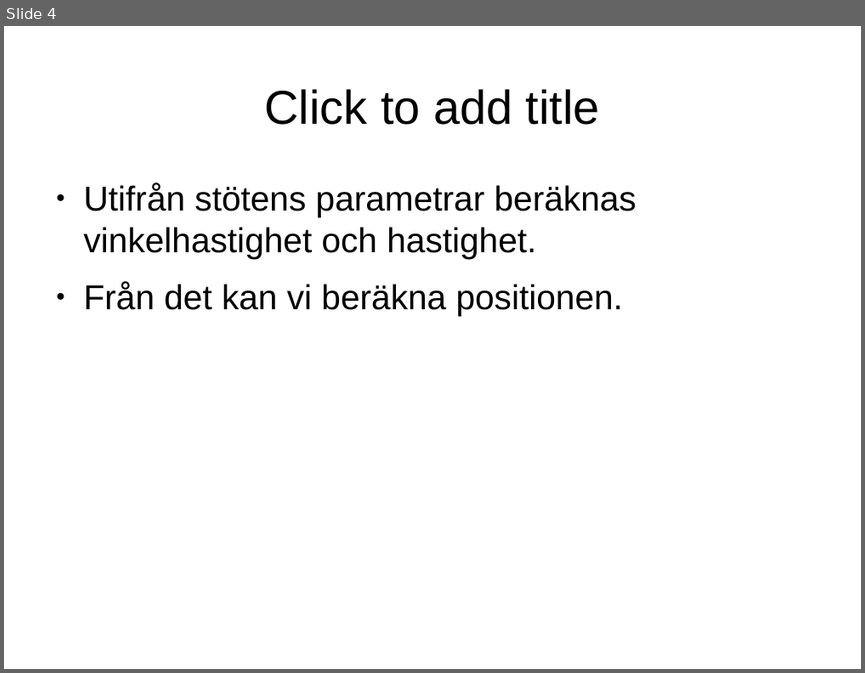
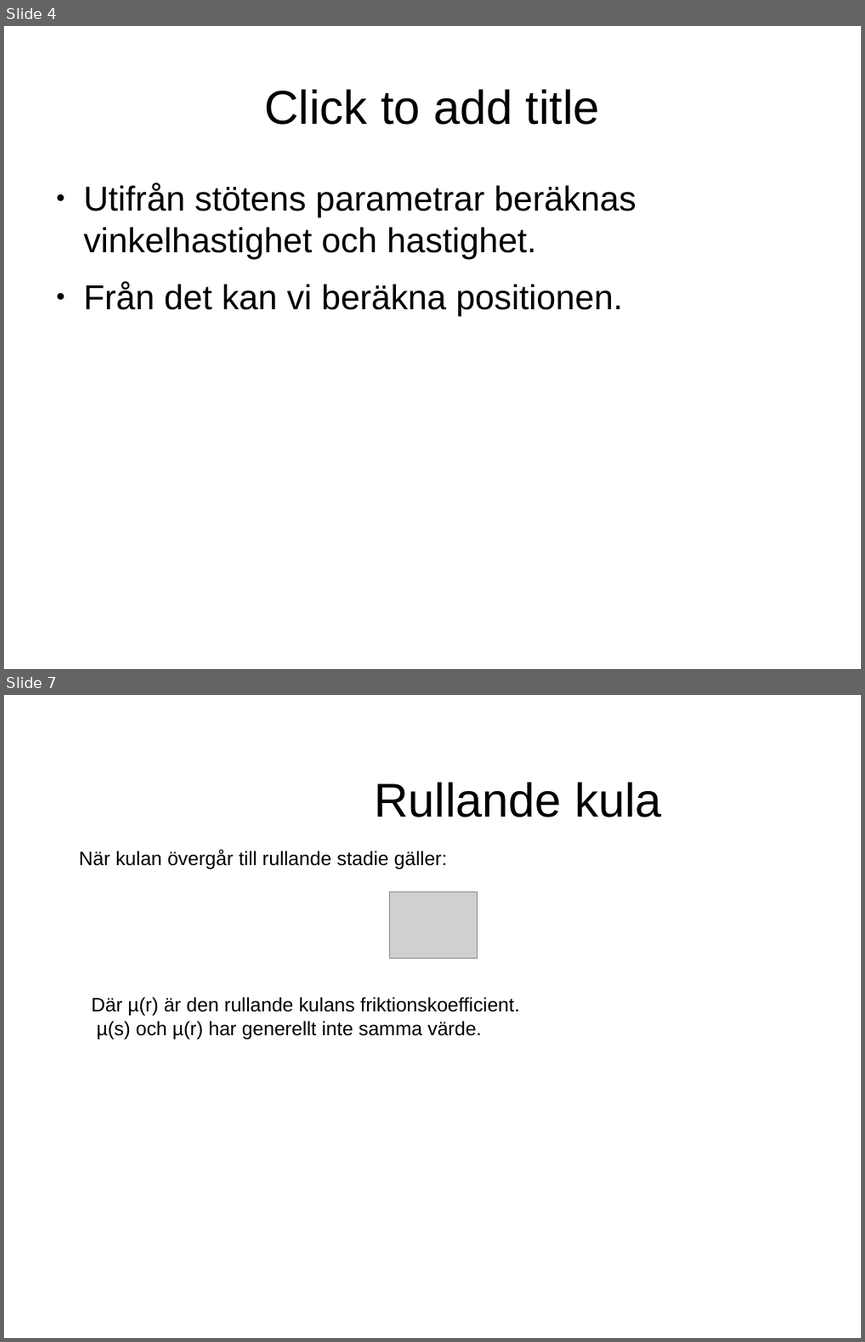
Before and after one commit to zsebastian/physics-assignment, a slide deck: presentation.odp. Shown one above the other, each under a label of ours: slide 4 before the commit, slides 4 and 7 after it; the slides between them are not shown. The pictures are 865x673 and 865x1342 pixels, drawn with LibreOffice and Linux fonts; fonts in the diff are those of the drawing; grey boxes stand for pictures. Boxes give left, top, right and bottom in pixels: in the first picture for what was removed or moved away, otherwise in the second. Text is boxed around its words. In the diff, an @@ line names an element or a change of style, - is before the commit and + after.

```diff
--- a/presentation.odp
+++ b/presentation.odp
@@ slide 7 added at (x1=4, y1=695, x2=861, y2=1338), background #FFFFFF @@
@@ title added at (x1=374, y1=782, x2=661, y2=817), 44 pt, text #000000 @@
+Rullande kula
@@ text added at (x1=79, y1=849, x2=447, y2=869), 18 pt, text #000000 @@
+När kulan övergår till rullande stadie gäller:
@@ picture added at (x1=390, y1=892, x2=477, y2=959) @@
@@ text added at (x1=92, y1=997, x2=519, y2=1039), 18 pt, text #000000 @@
+Där µ(r) är den rullande kulans friktionskoefficient. µ(s) och µ(r) har generellt inte samma värde.
```
Also in this commit, not shown: 4 other slides added, 23 other files.
